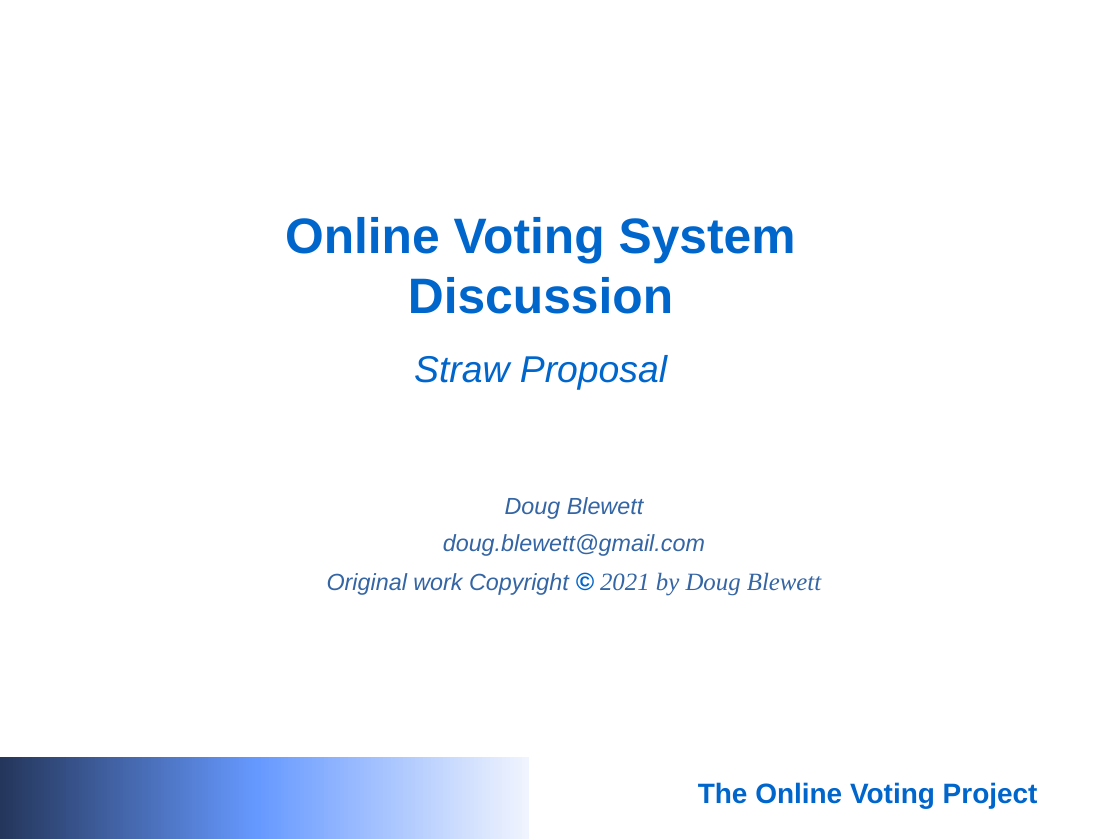
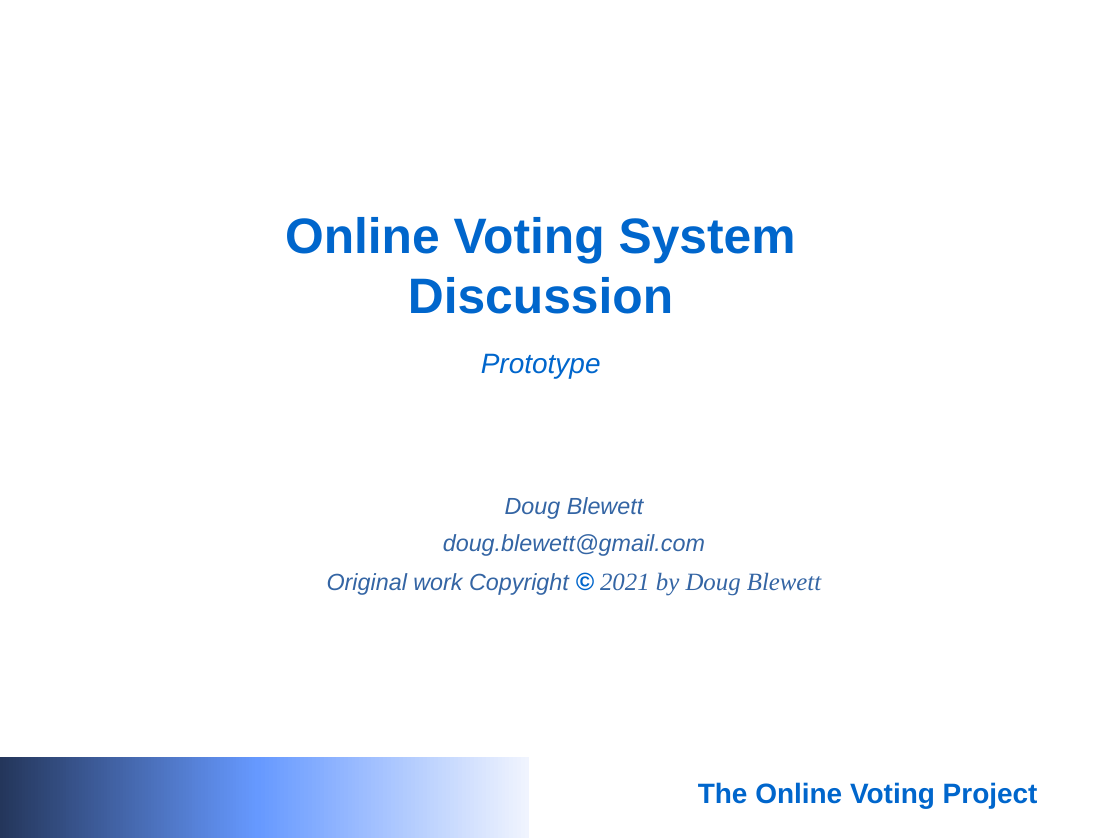
Before and after one commit to blewett/online-voting-prototype, a slide deck: slide 1 of voting.ppt. Drawn at 1120x840 pixels with LibreOffice and Linux fonts; fonts in the diff are those of the drawing. Boxes give left, top, right and bottom in pixels: in the first picture for what was removed or moved away, otherwise in the second. Text is boxed around its words. In the diff, an @@ line names an element or a change of style, - is before the commit and + after.

```diff
--- a/voting.ppt
+++ b/voting.ppt
@@ text at (285, 217, 796, 378): text changed @@
-Online Voting System Discussion
-Straw Proposal
+Online Voting System Discussion
+Prototype
```
Also in this commit, not shown: 3 other slides changed, 2 other files.
